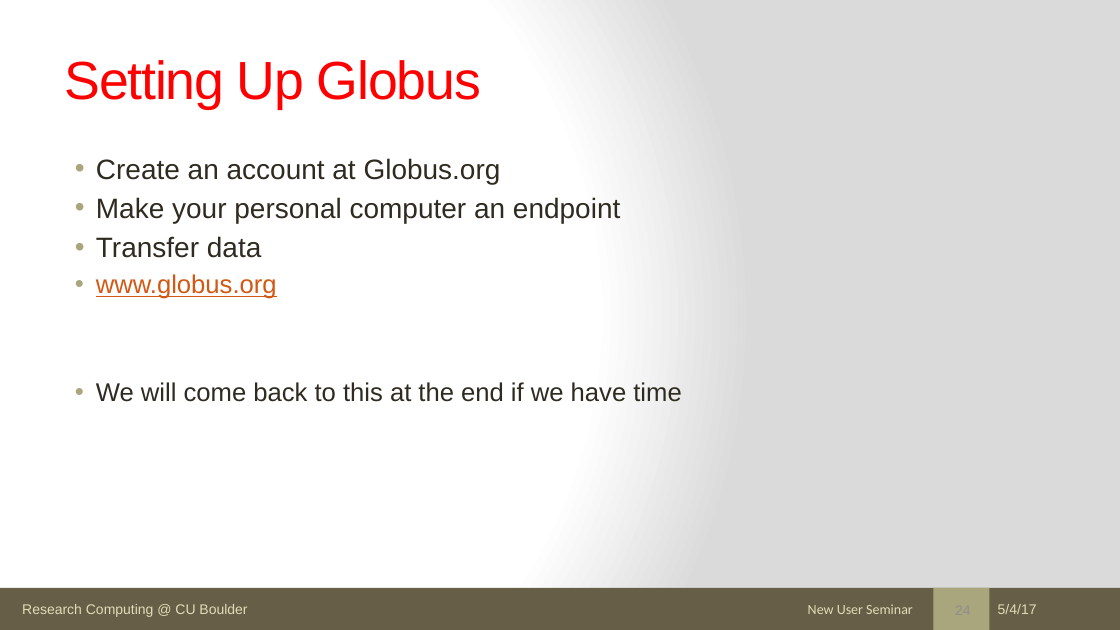
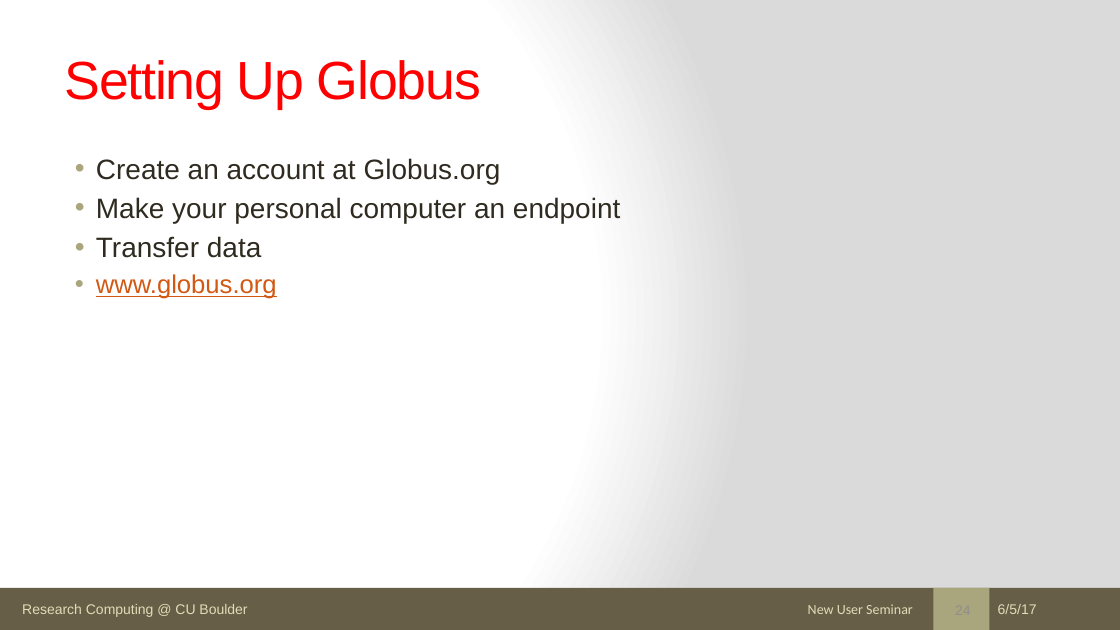
Before and after one commit to ResearchComputing/New_User_Seminar, a slide deck: slide 24 of rc_new_user_seminar_2017.pptx. Drawn at 1120x630 pixels with LibreOffice and Linux fonts; fonts in the diff are those of the drawing. Boxes give left, top, right and bottom in pixels: in the first picture for what was removed or moved away, otherwise in the second. Text is boxed around its words. In the diff, an @@ line names an element or a change of style, - is before the commit and + after.

```diff
--- a/rc_new_user_seminar_2017.pptx
+++ b/rc_new_user_seminar_2017.pptx
@@ text at box(96, 382, 681, 402): paragraph removed @@
-  • We will come back to this at the end if we have time
@@ text at box(998, 604, 1037, 614): text changed @@
-5/4/17
+6/5/17
```
Also in this commit, not shown: 55 other slides changed, 7 other files.
